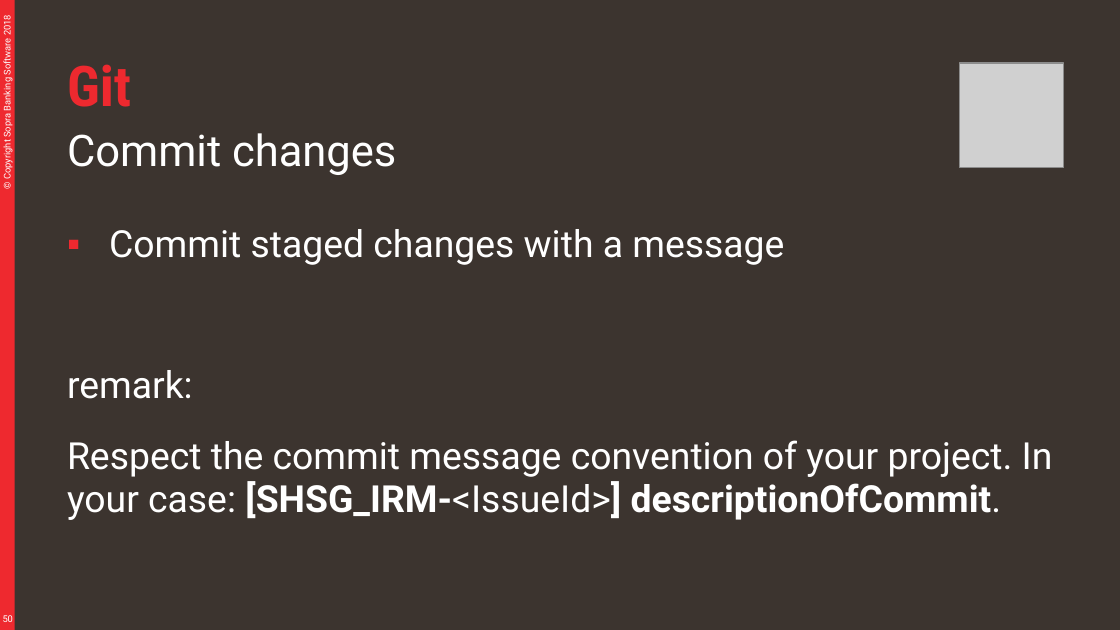
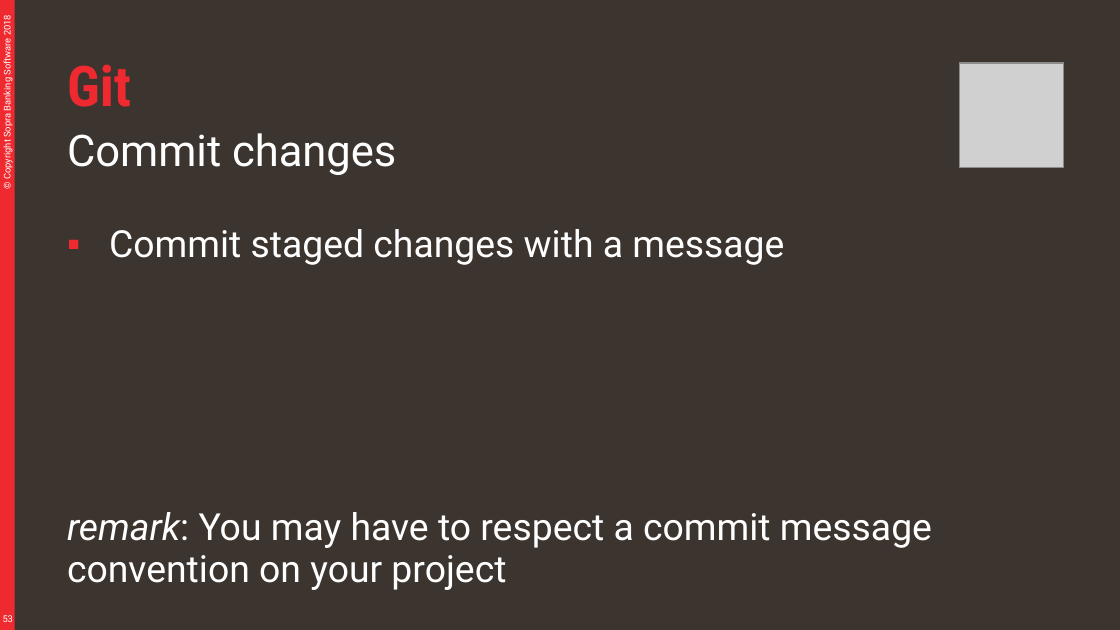
Before and after one commit to divesh979/murari, a slide deck: slide 53 of material/Git.pptx (slide 50 before the commit). Drawn at 1120x630 pixels with LibreOffice and Linux fonts; fonts in the diff are those of the drawing; grey boxes stand for pictures. Boxes give left, top, right and bottom in pixels: in the first picture for what was removed or moved away, otherwise in the second. Text is boxed around its words. In the diff, an @@ line names an element or a change of style, - is before the commit and + after.

```diff
--- a/material/Git.pptx
+++ b/material/Git.pptx
@@ text at [67,512,932,590]: text changed @@
-remark:
-Respect the commit message convention of your project. In your case: [SHSG_IRM-<IssueId>] descriptionOfCommit.
+remark: You may have to respect a commit message convention on your project
@@ page number at [3,615,13,622]: text changed @@
-50
+53
```
Also in this commit, not shown: 17 other slides changed, 3 slides added, 2 other files.
